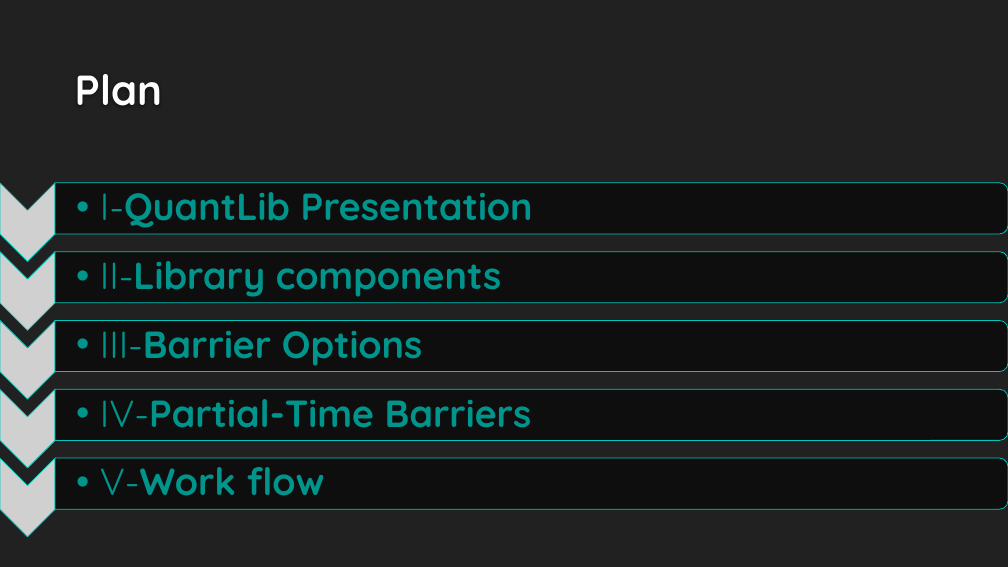
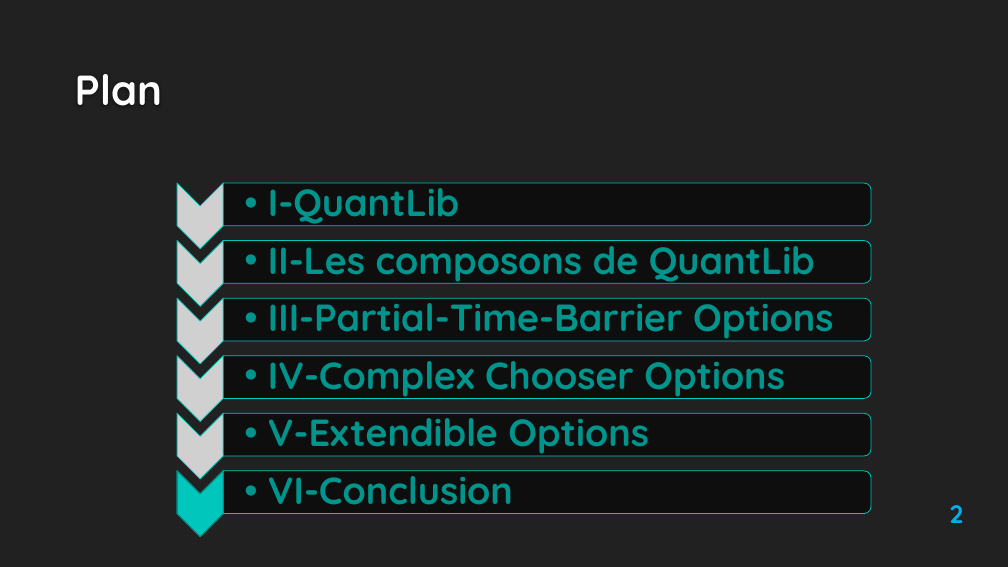
Before and after one commit to Ayadi07/Quantlib, a slide deck: slide 2 of report and presentation/QuantLib1.3 16-01-2014-modified version.pptx. Drawn at 1008x567 pixels with LibreOffice and Linux fonts; fonts in the diff are those of the drawing; grey boxes stand for pictures; background and template pictures are left out. Boxes give left, top, right and bottom in pixels: in the first picture for what was removed or moved away, otherwise in the second. Text is boxed around its words. In the diff, an @@ line names an element or a change of style, - is before the commit and + after.

```diff
--- a/report and presentation/QuantLib1.3 16-01-2014-modified version.pptx
+++ b/report and presentation/QuantLib1.3 16-01-2014-modified version.pptx
@@ round same rect: place and size @@
-round same rect at bbox=[55, 183, 1008, 234]
+round same rect at bbox=[223, 183, 871, 226]
@@ text at bbox=[268, 182, 459, 226]: text changed @@
-  •• I-QuantLib Presentation
+  •• I-QuantLib
@@ round same rect: place and size @@
-round same rect at bbox=[55, 251, 1008, 303]
+round same rect at bbox=[223, 240, 871, 284]
@@ round same rect: place and size @@
-round same rect at bbox=[55, 320, 1008, 372]
+round same rect at bbox=[223, 298, 871, 341]
@@ text at bbox=[268, 298, 834, 342]: text changed @@
-  •• III-Barrier Options
+  •• III-Partial-Time-Barrier Options
@@ round same rect: place and size @@
-round same rect at bbox=[55, 390, 1008, 441]
+round same rect at bbox=[223, 413, 871, 456]
@@ group removed at bbox=[0, 183, 532, 537]: 5 pictures, 3 texts @@
-  •• II-Library components
-  •• IV-Partial-Time Barriers
-  •• V-Work flow
@@ round same rect: place and size @@
-round same rect at bbox=[55, 459, 1008, 510]
+round same rect at bbox=[223, 471, 871, 514]
@@ group added at bbox=[177, 183, 871, 537]: 5 pictures, 4 texts, 1 round same rect, 1 chevron @@
+  •• II-Les composons de QuantLib
+  •• IV-Complex Chooser Options
+  •• V-Extendible Options
+  •• VI-Conclusion
@@ page number added at bbox=[950, 505, 964, 523], 24 pt, text #00B0F0, bold @@
+2
```
Also in this commit, not shown: 4 other slides changed, 16 slides added, 8 slides removed, 2 other files.
